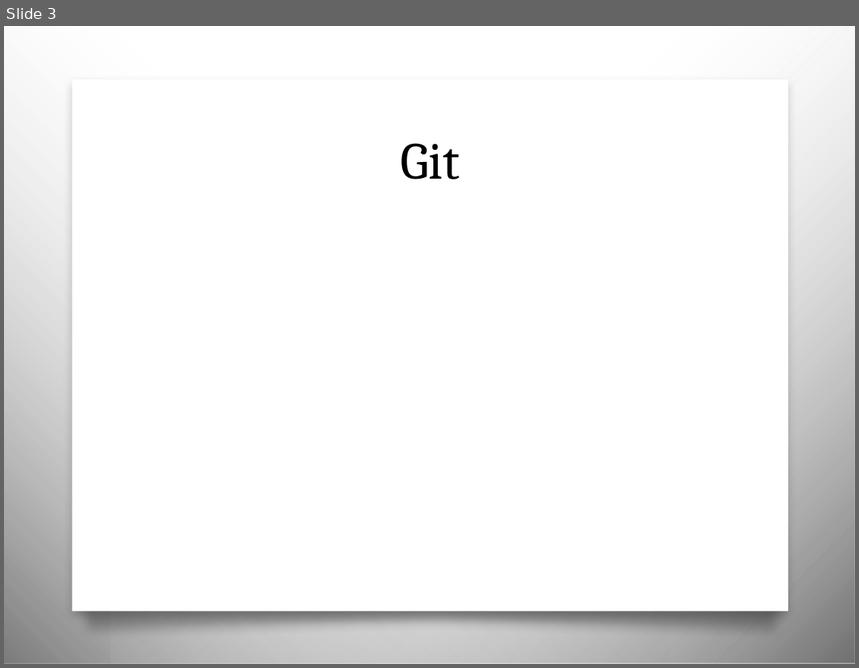
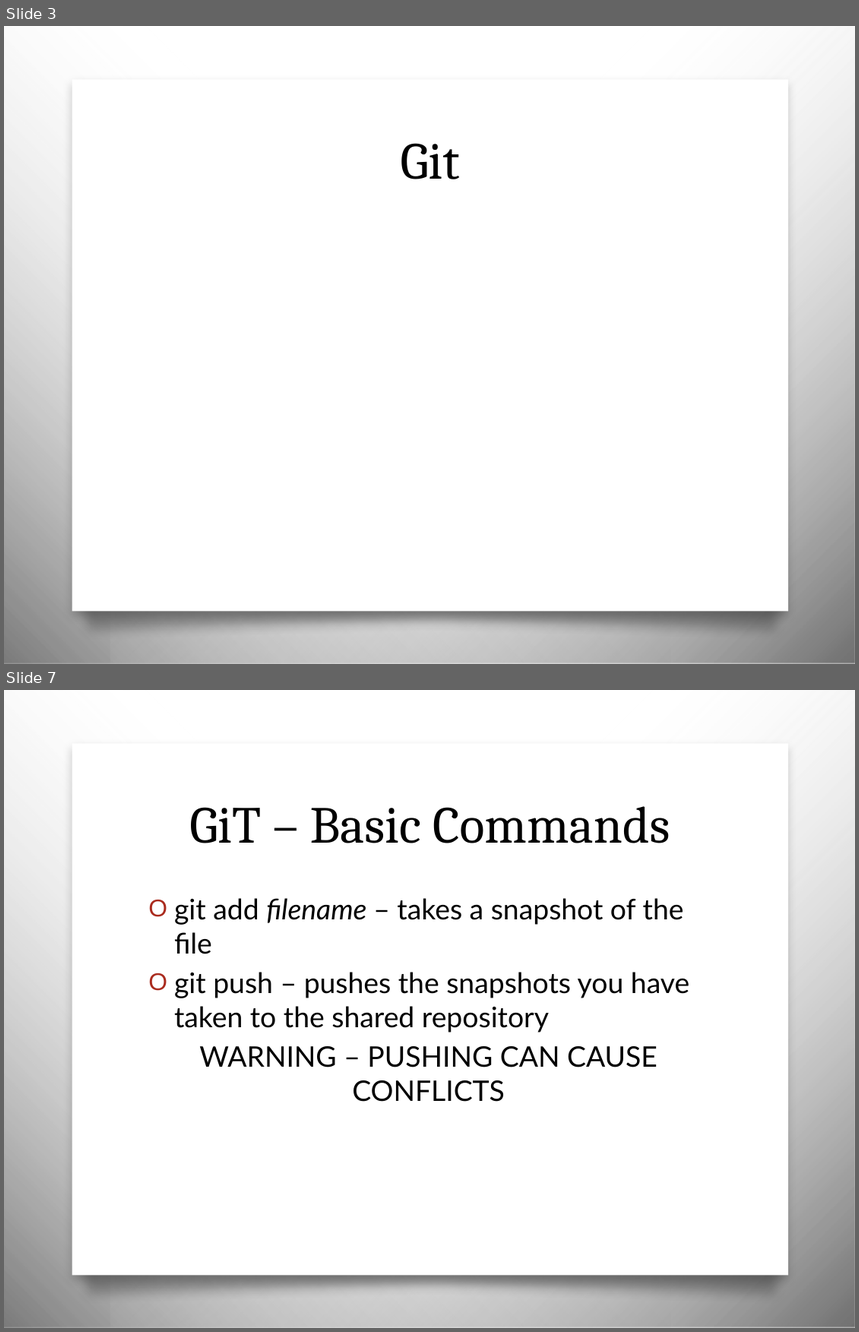
Before and after one commit to JCMander/PortalPower, a slide deck: Git/Git Slides.pptx. Shown one above the other, each under a label of ours: slide 3 before the commit, slides 3 and 7 after it; the slides between them are not shown. The pictures are 859x668 and 859x1332 pixels, drawn with LibreOffice and Linux fonts; fonts in the diff are those of the drawing; background and template pictures are left out. Boxes give left, top, right and bottom in pixels: in the first picture for what was removed or moved away, otherwise in the second. Text is boxed around its words. In the diff, an @@ line names an element or a change of style, - is before the commit and + after.

Commit message:
added some basic commands slides

```diff
--- a/Git/Git Slides.pptx
+++ b/Git/Git Slides.pptx
@@ slide 7 added at bbox=[4, 690, 855, 1328], background picture (left out); not listed: 4 template elements that a slide beside it also shows @@
@@ title added at bbox=[189, 806, 670, 844], 44 pt, text #000000 @@
+GiT – Basic Commands
@@ text added at bbox=[174, 898, 690, 1102], 24 pt, text #000000 @@
+O git add filename – takes a snapshot of the file
+O git push – pushes the snapshots you have taken to the shared repository
+WARNING – PUSHING CAN CAUSE CONFLICTS
```
Also in this commit, not shown: 3 other slides added.
